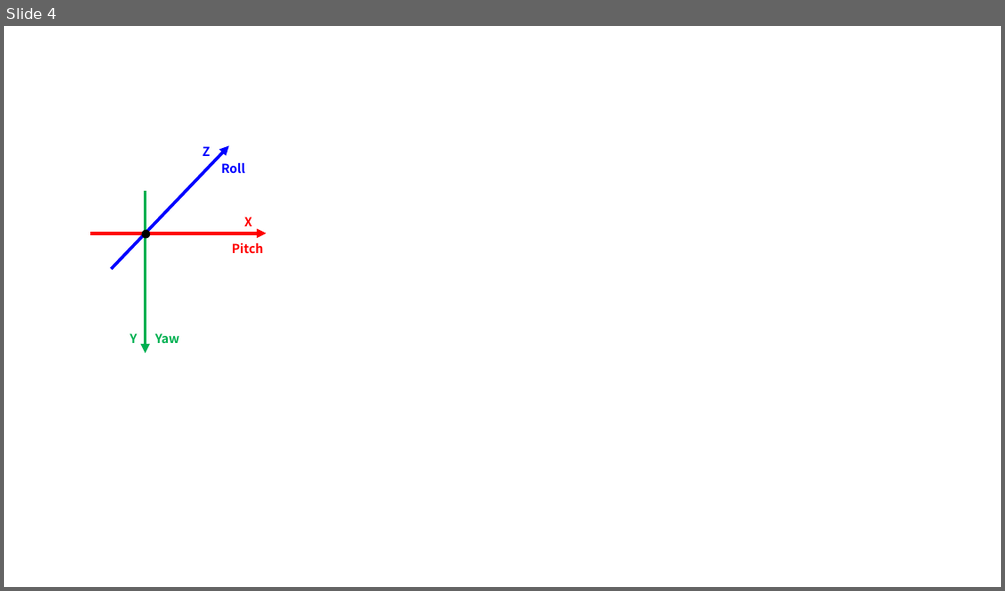
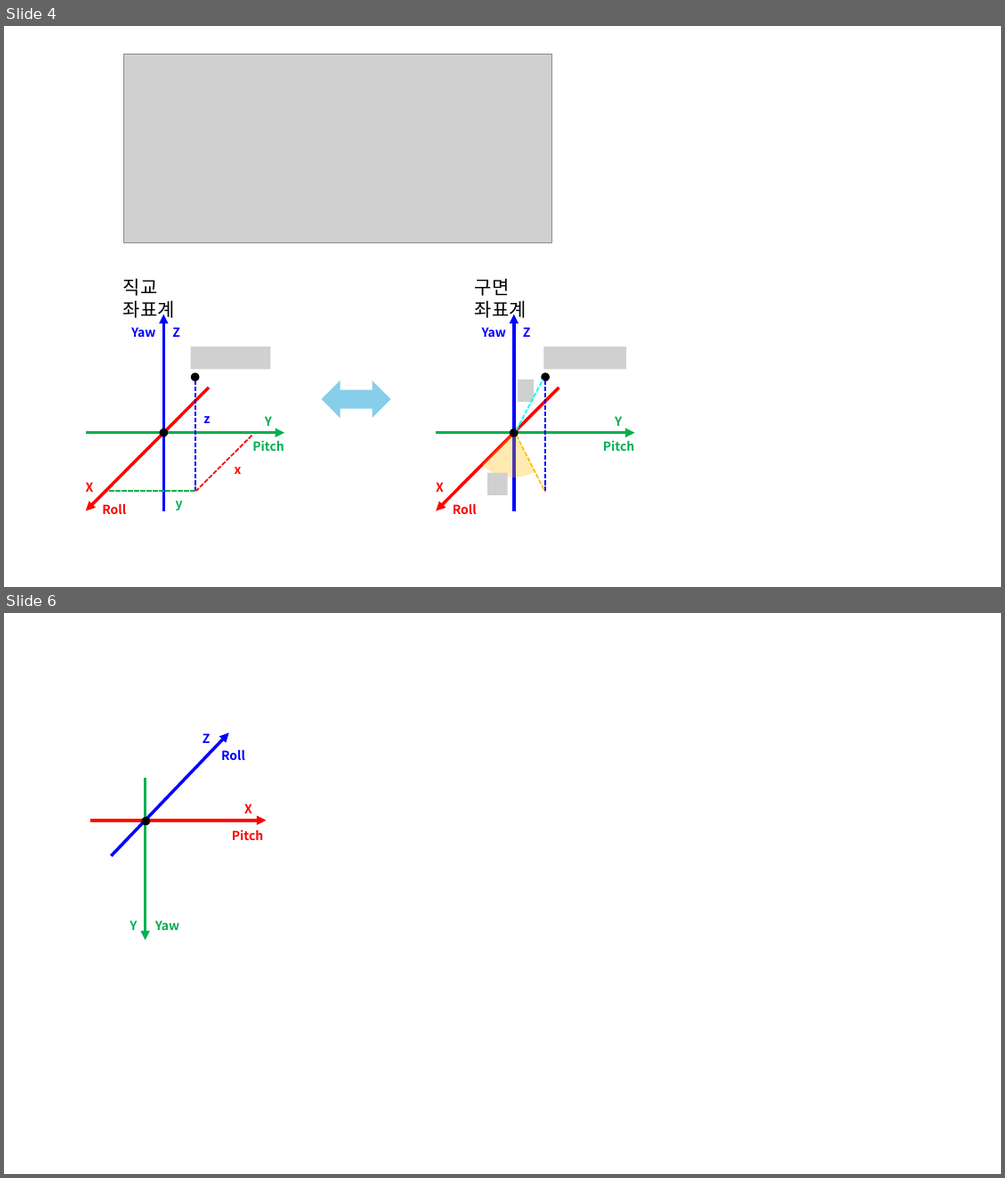
Before and after one commit to gaussian37/gaussian37.github.io, a slide deck: assets/img/math/calculus/cylindrical_spherical_coordinate_system/cylindrical_spherical_coordinate_system.pptx. Shown one above the other, each under a label of ours: slide 4 before the commit, slides 4 and 6 after it; the slides between them are not shown. The pictures are 1005x591 and 1005x1178 pixels, drawn with LibreOffice and Linux fonts; fonts in the diff are those of the drawing; grey boxes stand for pictures; background and template pictures are left out. Boxes give left, top, right and bottom in pixels: in the first picture for what was removed or moved away, otherwise in the second. Text is boxed around its words. In the diff, an @@ line names an element or a change of style, - is before the commit and + after.

```diff
--- a/assets/img/math/calculus/cylindrical_spherical_coordinate_system/cylindrical_spherical_coordinate_system.pptx
+++ b/assets/img/math/calculus/cylindrical_spherical_coordinate_system/cylindrical_spherical_coordinate_system.pptx
@@ slide 4 added at (4, 26, 1001, 587), background #FFFFFF @@
@@ picture added at (123, 54, 552, 243) @@
@@ group added at (86, 278, 635, 514): 17 texts, 6 arrows, 5 lines, 4 ellipses, 4 pictures, 1 pie slice (boxed as its full ellipse), 1 left right arrow @@
+Z
+X
+Y
+Roll
+Pitch
+Yaw
+y
+x
+z
+Z
+X
+Y
+Roll
+Pitch
+Yaw
+직교 좌표계
+구면 좌표계
@@ line added from (517, 430) to (543, 379), #00FFFF 1.5 pt dashed @@
@@ what was slide 4 is now slide 6 @@
```
Also in this commit, not shown: 1 other slide added, 3 other files.
